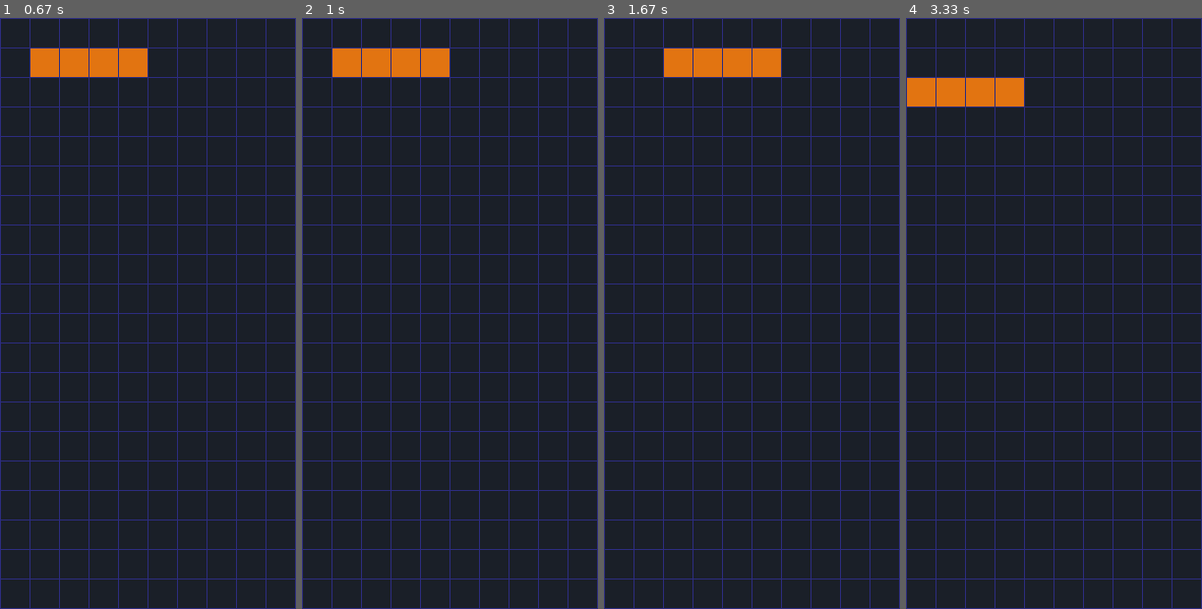
Above: before the commit, frames 1-4 (left to right).
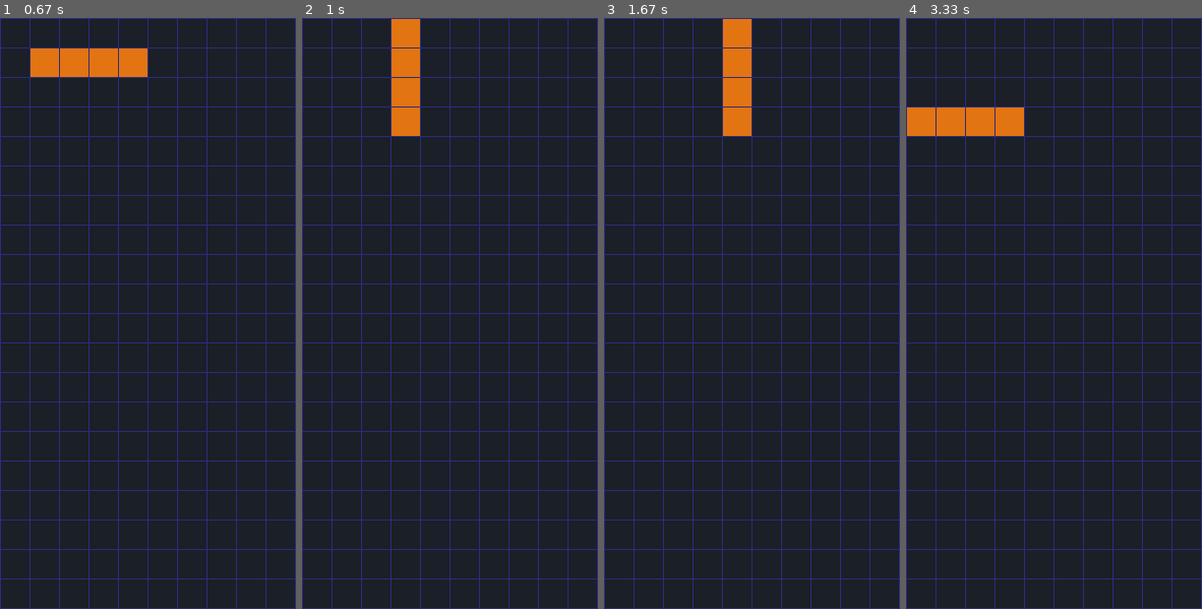
Above: after the commit, the same moments.

Repository: AleksGrig/tetris-pygame
Game: pygame game, started from main.py
Same seed, same stepped clock (60 frames per second), same inputs: the game is played once before the commit and once after it.
Inputs:
- Up to frame 1 (0.67 s): hold Right from 0.33 s (still down)
- Up to frame 2 (1 s): release Right at 0.8 s; hold Up from 0.83 s (still down)
- Up to frame 3 (1.67 s): release Up at 1.13 s; hold Right 1.17-1.63 s
- Up to frame 4 (3.33 s): hold Left 1.67-2.2 s; hold Down 2.23-2.53 s; hold Left 2.57-2.97 s; hold Up from 3 s (still down)

Frame 1 is identical in both runs. In frame 2, 2.8% of the frame differs, in the area x 10-50%, y 0-20%; in frame 3, 2.8%; in frame 4, 3.7%, in the area x 0-40%, y 10-20%.

Commit message:
rotation

Diff:
--- a/block.py
+++ b/block.py
@@ -11,15 +11,22 @@
         self.row_offset = 0
         self.column_offset = 0
 
-    def get_position(self):
+    def get_positions(self):
         return [(cell[0]+self.row_offset, cell[1]+self.column_offset) for cell in self.cells[self.rotation_state]]
+
+    def get_positions_if_rotated(self):
+        return [(cell[0]+self.row_offset, cell[1]+self.column_offset) for cell in self.cells[(self.rotation_state+1) % 4]]
 
     def move(self, offset):
         self.row_offset += offset[0]
         self.column_offset += offset[1]
 
+    def rotate(self):
+        self.rotation_state += 1
+        self.rotation_state %= 4
+
     def draw(self, screen):
-        for tile in self.get_position():
+        for tile in self.get_positions():
             tile_rect = pygame.Rect(
                 tile[1]*self.cell_size+1, tile[0]*self.cell_size+1, self.cell_size-1, self.cell_size-1)
             pygame.draw.rect(screen, Colors.colors[self.id], tile_rect)
--- a/game.py
+++ b/game.py
@@ -14,8 +14,12 @@
         self.current_block.draw(screen)
 
     def move(self, offset):
-        if self.grid.is_inside(self.current_block, offset):
+        if self.grid.is_inside(self.current_block.get_positions(), offset):
             self.current_block.move(offset)
+
+    def rotate(self):
+        if self.grid.is_inside(self.current_block.get_positions_if_rotated(), (0, 0)):
+            self.current_block.rotate()
 
     def get_random_block(self):
         if not self.blocks:
--- a/grid.py
+++ b/grid.py
@@ -10,8 +10,7 @@
         self.grid = [[0 for i in range(self.num_cols)]
                      for j in range(self.num_rows)]
 
-    def is_inside(self, block, offset):
-        positions = block.get_position()
+    def is_inside(self, positions, offset):
         for position in positions:
             if ((position[0]+offset[0] < 0) or
                 (position[0]+offset[0] >= self.num_rows) or
--- a/main.py
+++ b/main.py
@@ -25,6 +25,8 @@
                 game.move((0, 1))
             elif event.key == pygame.K_DOWN:
                 game.move((1, 0))
+            elif event.key == pygame.K_UP:
+                game.rotate()
 
     # drawing
     screen.fill(Colors.dark_blue)
